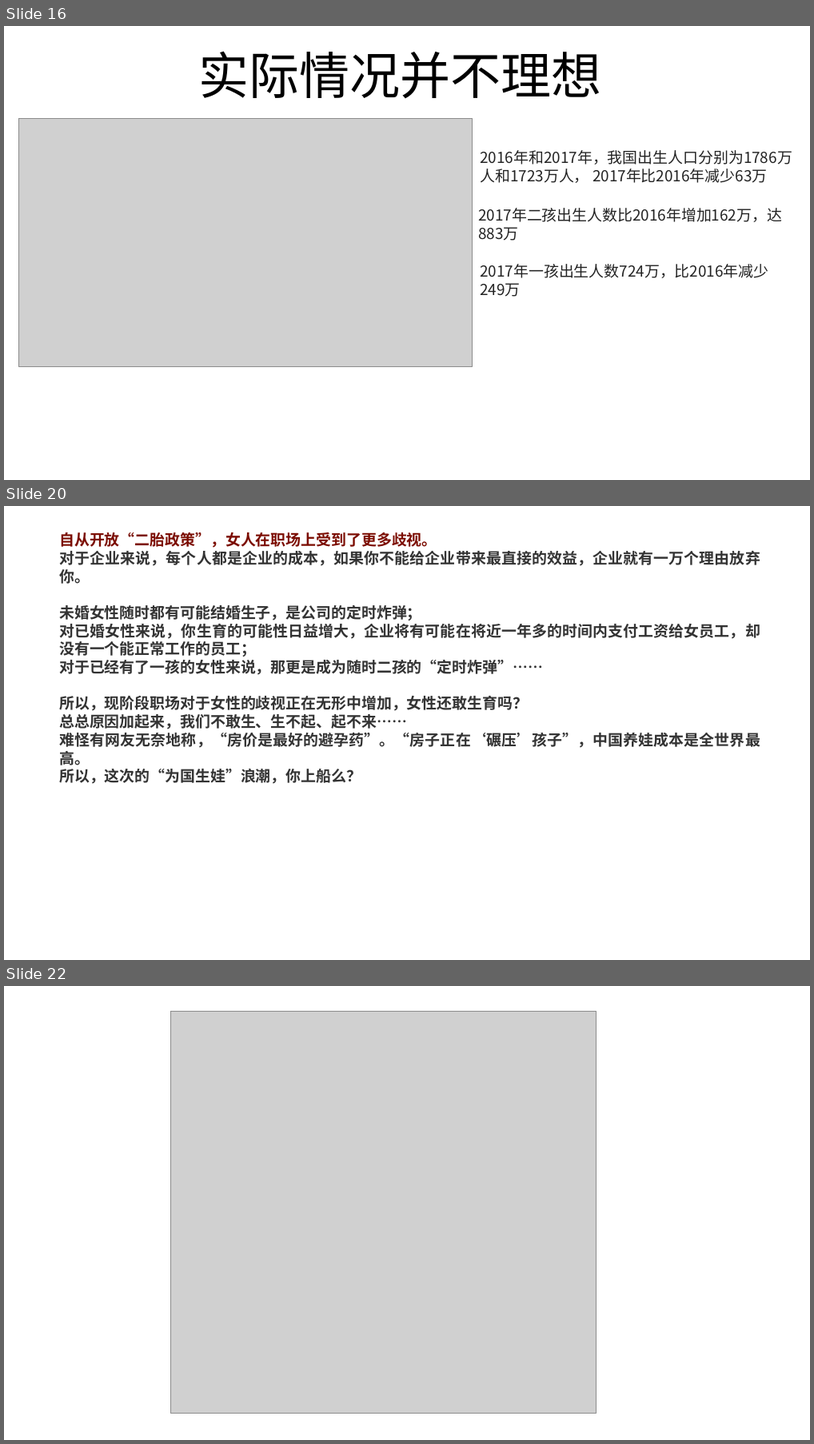
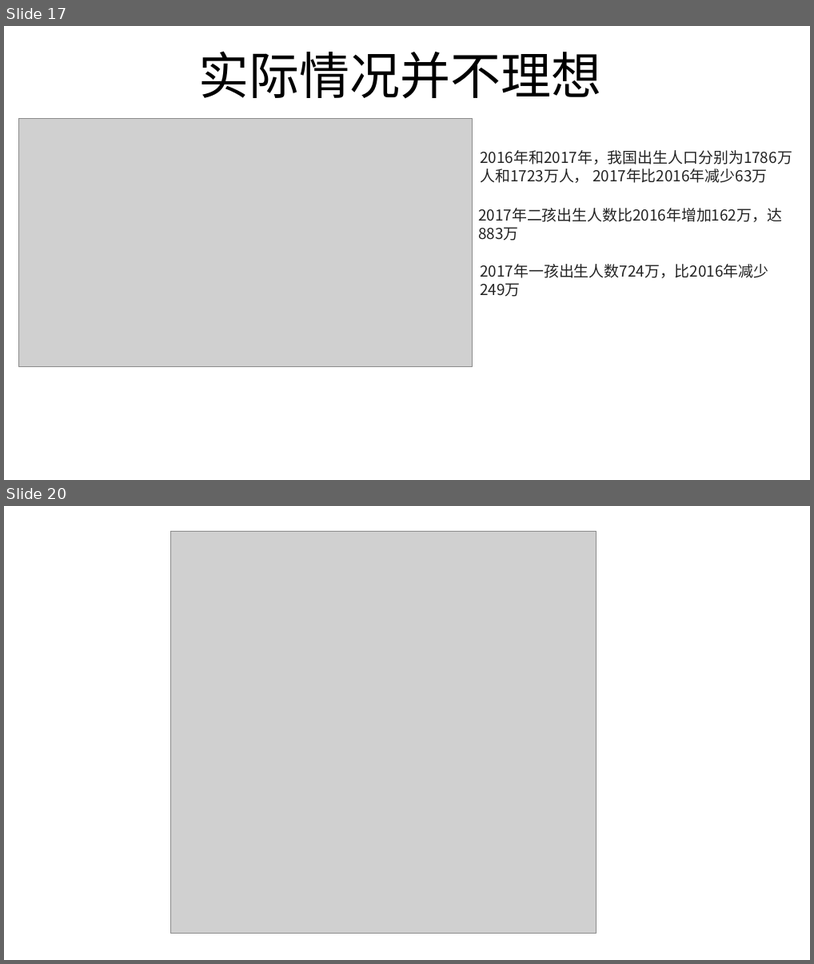
Before and after one commit to FredJiangFei/freetalk, a slide deck: 生娃是国家大事/sw - Copy.pptx. Shown one above the other, each under a label of ours: slides 16, 20 and 22 before the commit, slides 17 and 20 after it; the slides between them are not shown. The pictures are 814x1444 and 814x964 pixels, drawn with LibreOffice and Linux fonts; fonts in the diff are those of the drawing; grey boxes stand for pictures. Boxes give left, top, right and bottom in pixels: in the first picture for what was removed or moved away, otherwise in the second. Text is boxed around its words. In the diff, an @@ line names an element or a change of style, - is before the commit and + after.

```diff
--- a/生娃是国家大事/sw - Copy.pptx
+++ b/生娃是国家大事/sw - Copy.pptx
@@ slide 20 removed at [4,506,810,960], background #FFFFFF @@
@@ text removed at [59,532,761,784] @@
-自从开放“二胎政策”，女人在职场上受到了更多歧视。
-对于企业来说，每个人都是企业的成本，如果你不能给企业带来最直接的效益，企业就有一万个理由放弃你。
-未婚女性随时都有可能结婚生子，是公司的定时炸弹；
-对已婚女性来说，你生育的可能性日益增大，企业将有可能在将近一年多的时间内支付工资给女员工，却没有一个能正常工作的员工；
-对于已经有了一孩的女性来说，那更是成为随时二孩的“定时炸弹”……
-所以，现阶段职场对于女性的歧视正在无形中增加，女性还敢生育吗？
-总总原因加起来，我们不敢生、生不起、起不来……
-难怪有网友无奈地称，“房价是最好的避孕药”。“房子正在‘碾压’孩子”，中国养娃成本是全世界最高。
-所以，这次的“为国生娃”浪潮，你上船么？
@@ what was slide 16 is now slide 17 @@
@@ what was slide 22 is now slide 20 @@
```
Also in this commit, not shown: 1 slide changed, 2 slides added, 3 other slides removed, 1 other file.
